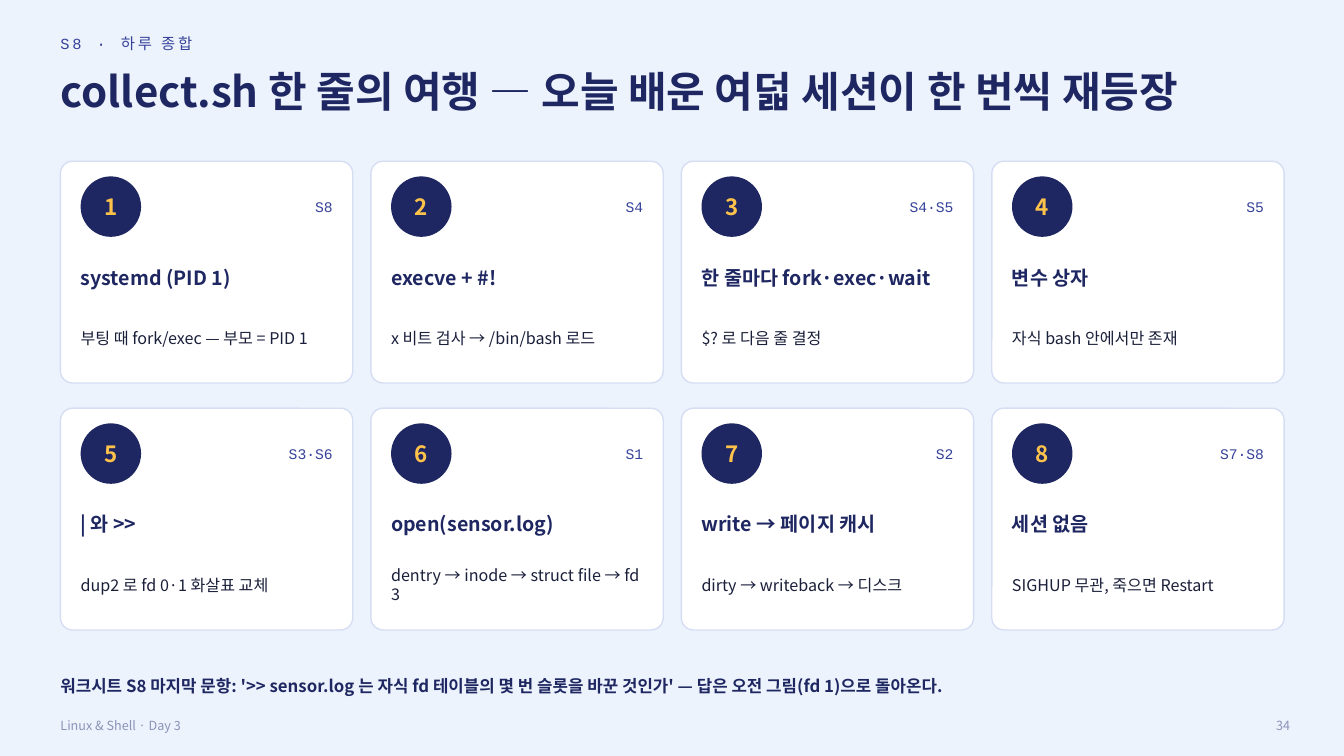
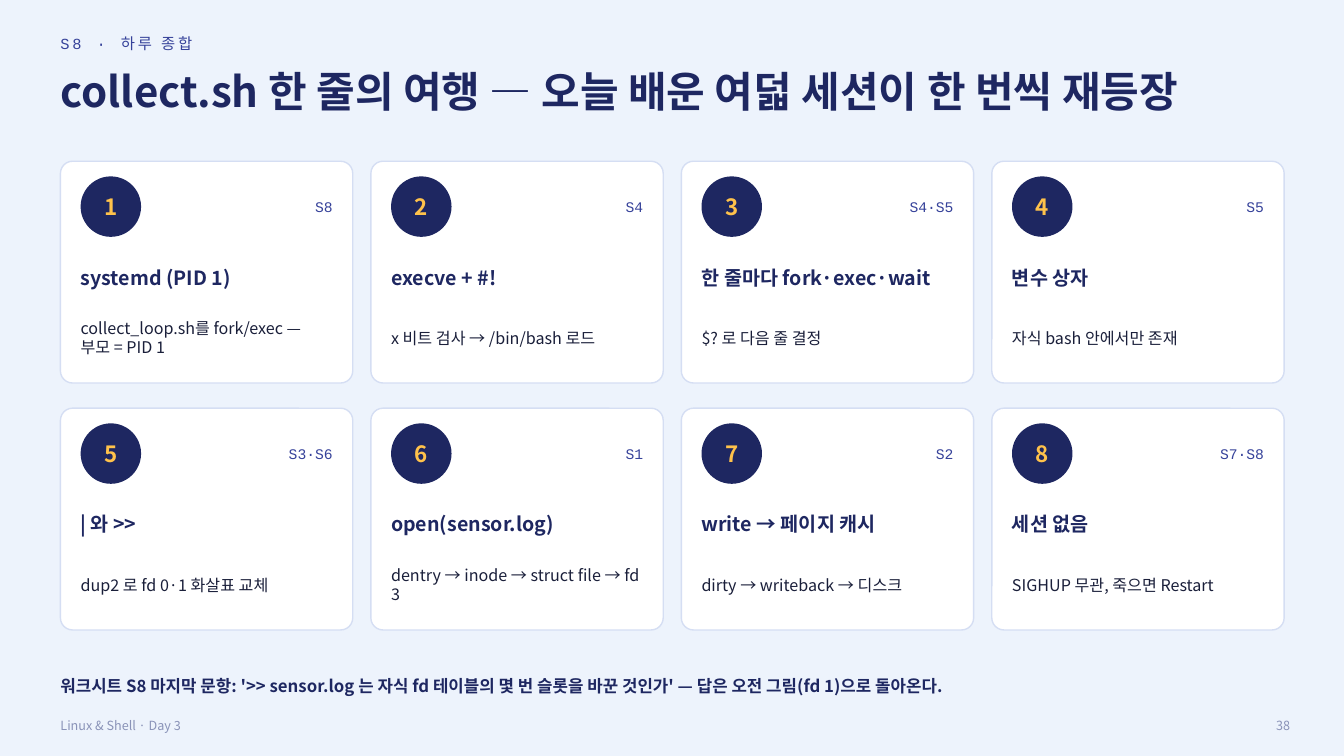
Before and after one commit to imguru-mooc/AI_CAMPUS, a slide deck: slide 38 of os-day3/운영체제_Day3.pptx (slide 34 before the commit). Drawn at 1344x756 pixels with LibreOffice and Linux fonts; fonts in the diff are those of the drawing. Boxes give left, top, right and bottom in pixels: in the first picture for what was removed or moved away, otherwise in the second. Text is boxed around its words. In the diff, an @@ line names an element or a change of style, - is before the commit and + after.

```diff
--- a/os-day3/운영체제_Day3.pptx
+++ b/os-day3/운영체제_Day3.pptx
@@ text at (81,321,283,355): text changed @@
-부팅 때 fork/exec — 부모 = PID 1
+collect_loop.sh를 fork/exec — 부모 = PID 1
@@ text at (1276,721,1290,730): text changed @@
-34
+38
```
Also in this commit, not shown: 19 other slides changed, 5 slides added, 1 other file.
